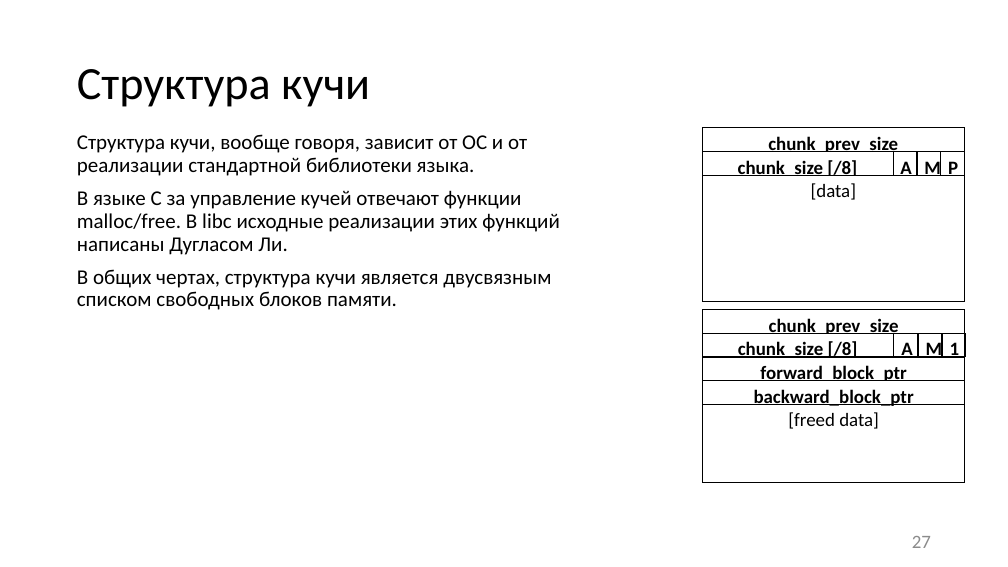
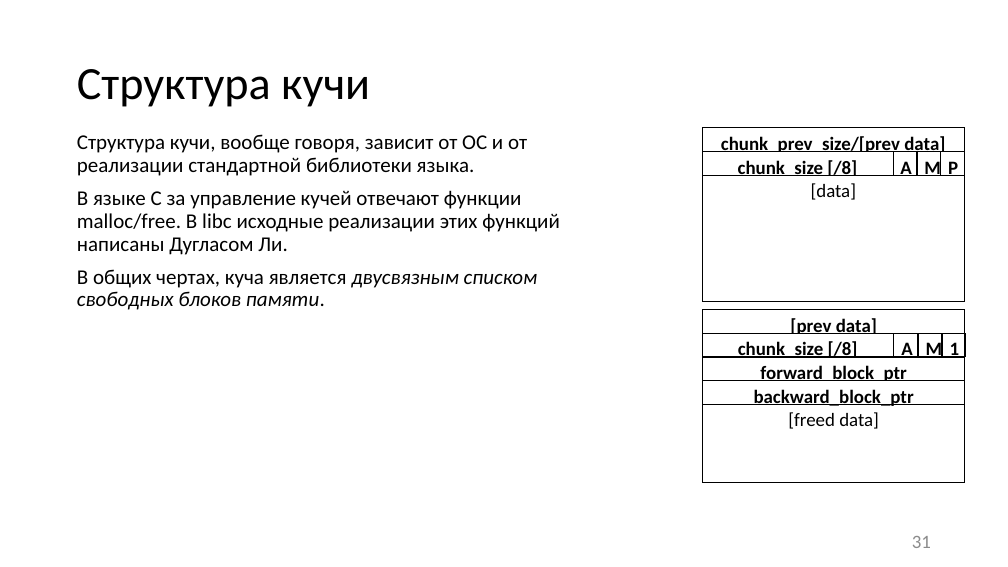
Before and after one commit to itsecd/low-level-programming, a slide deck: slide 31 of Lectures/6.Vulnerabilities/Lecture6.pptx (slide 27 before the commit). Drawn at 1008x567 pixels with LibreOffice and Linux fonts; fonts in the diff are those of the drawing. Boxes give left, top, right and bottom in pixels: in the first picture for what was removed or moved away, otherwise in the second. Text is boxed around its words. In the diff, an @@ line names an element or a change of style, - is before the commit and + after.

```diff
--- a/Lectures/6.Vulnerabilities/Lecture6.pptx
+++ b/Lectures/6.Vulnerabilities/Lecture6.pptx
@@ text in rectangle at [721,136,945,155]: text changed @@
-chunk_prev_size
+chunk_prev_size/[prev data]
@@ text at [77,269,538,310]: text changed; italic on @@
-В общих чертах, структура кучи является двусвязным списком свободных блоков памяти.
+В общих чертах, куча является двусвязным списком свободных блоков памяти.
@@ text in rectangle at [790,318,877,334]: text changed @@
-chunk_prev_size
+[prev data]
@@ page number at [912,536,931,548]: text changed @@
-27
+31
```
Also in this commit, not shown: 26 other slides changed, 2 slides added, 1 slide removed, 1 other file.
